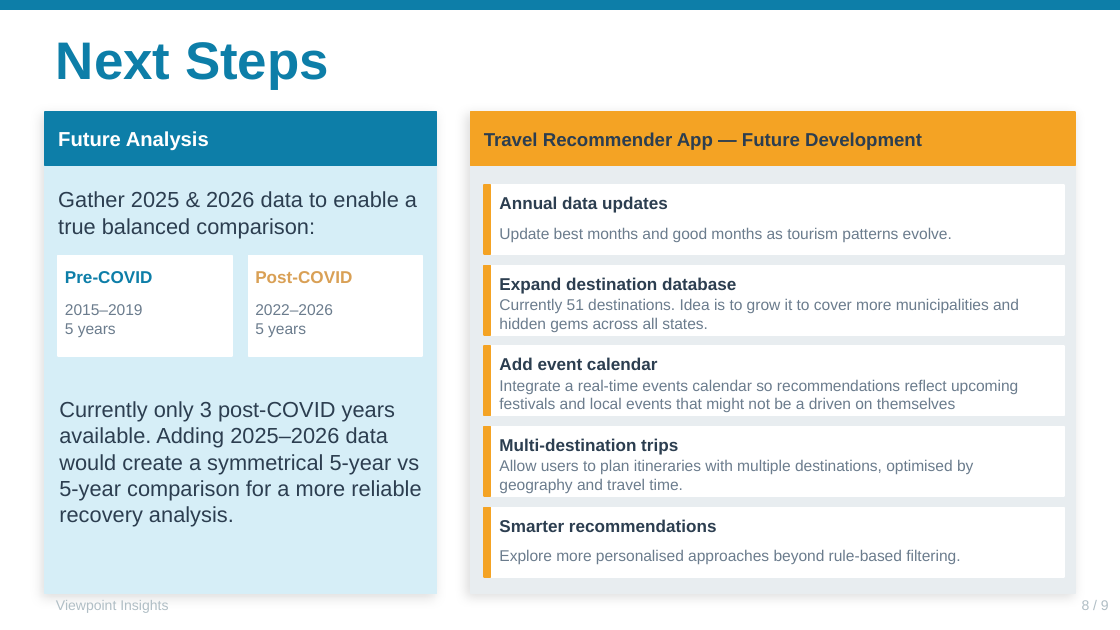
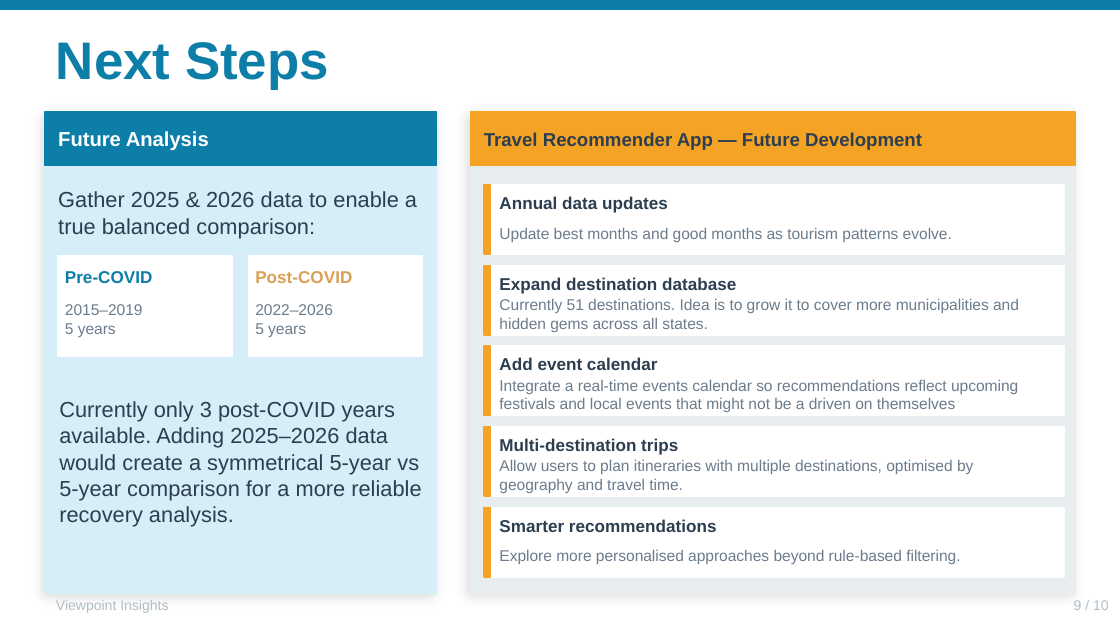
Before and after one commit to craftedbygaby/viewpoint_insights, a slide deck: slide 9 of brazils_road_back_presentation.pptx (slide 8 before the commit). Drawn at 1120x630 pixels with LibreOffice and Linux fonts; fonts in the diff are those of the drawing. Boxes give left, top, right and bottom in pixels: in the first picture for what was removed or moved away, otherwise in the second. Text is boxed around its words. In the diff, an @@ line names an element or a change of style, - is before the commit and + after.

```diff
--- a/brazils_road_back_presentation.pptx
+++ b/brazils_road_back_presentation.pptx
@@ text at [1074,600,1109,610]: text changed @@
-8 / 9
+9 / 10
```
Also in this commit, not shown: 7 other slides changed, 1 slide added, 3 other files.
